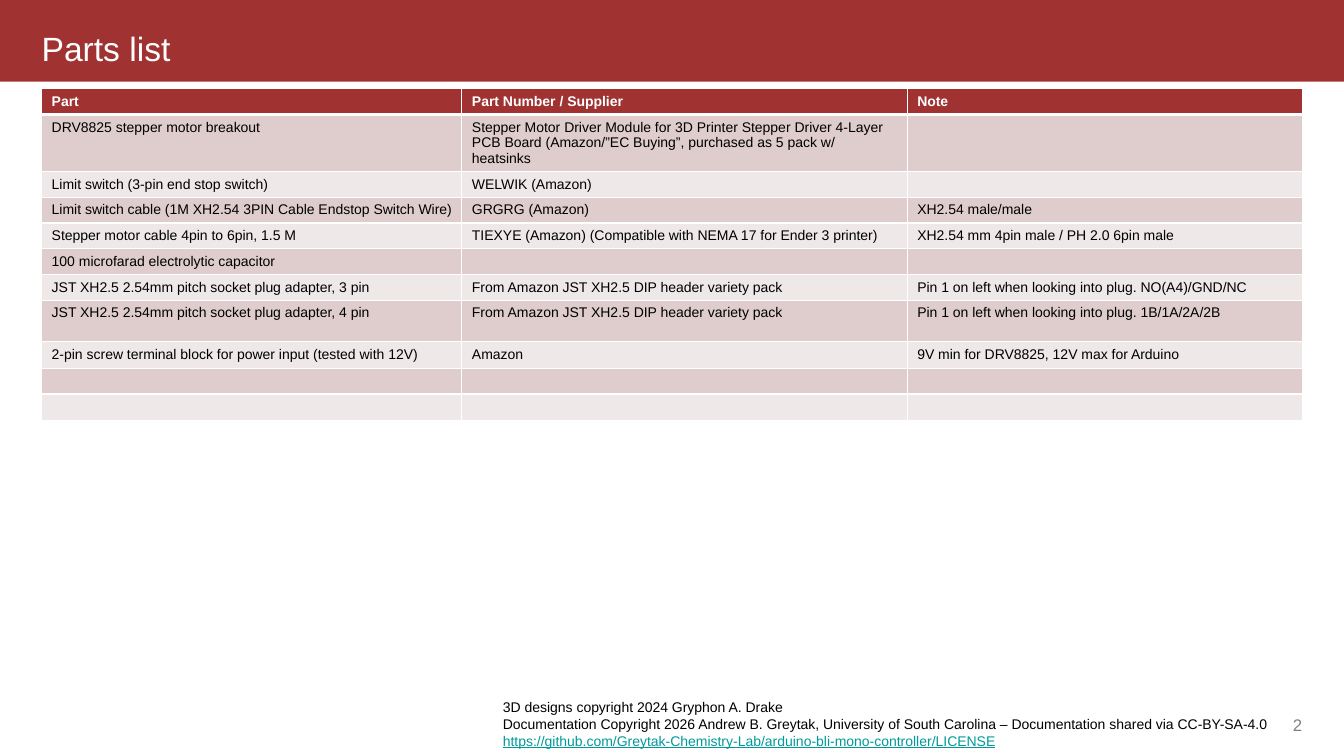
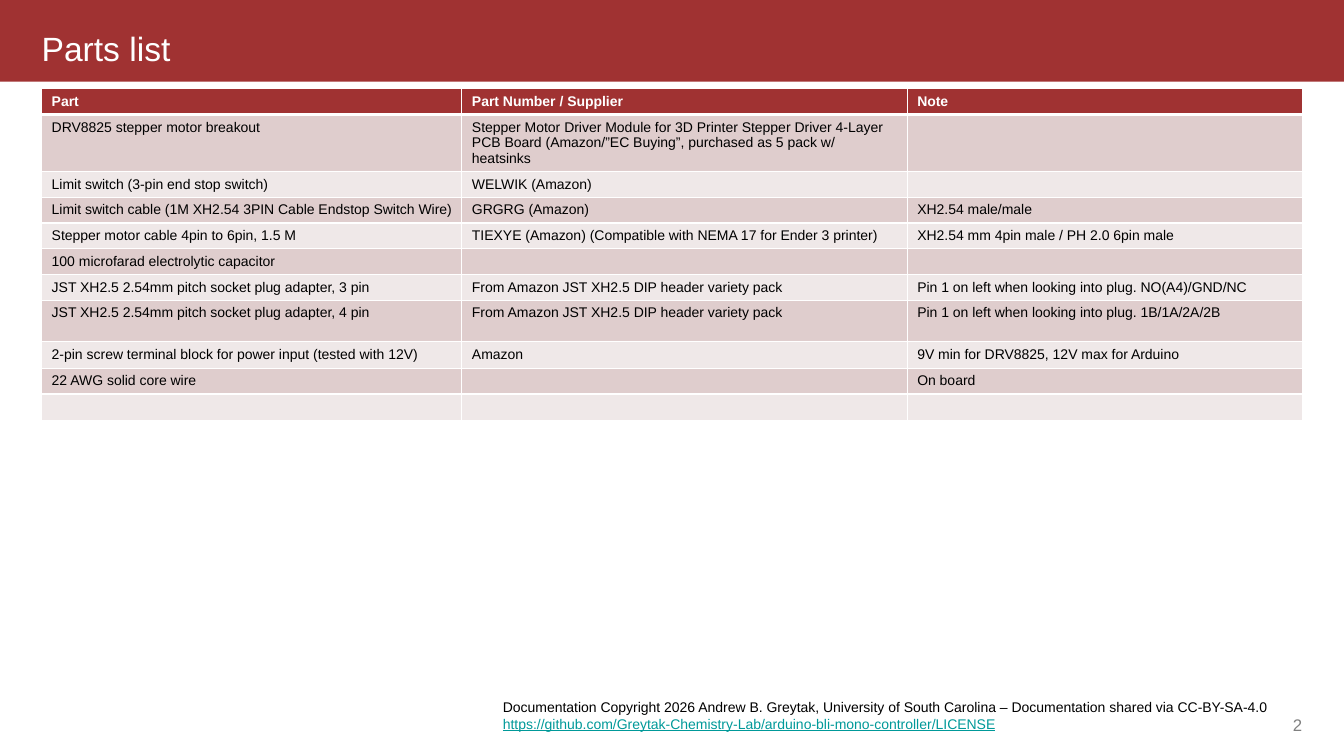
Before and after one commit to Greytak-Chemistry-Lab/arduino-bli-mono-controller, a slide deck: slide 2 of og/layouts/motor_shield/bipolar stepper motor shield parts and notes.pptx. Drawn at 1344x756 pixels with LibreOffice and Linux fonts; fonts in the diff are those of the drawing; background and template pictures are left out. Boxes give left, top, right and bottom in pixels: in the first picture for what was removed or moved away, otherwise in the second. Text is boxed around its words. In the diff, an @@ line names an element or a change of style, - is before the commit and + after.

```diff
--- a/og/layouts/motor_shield/bipolar stepper motor shield parts and notes.pptx
+++ b/og/layouts/motor_shield/bipolar stepper motor shield parts and notes.pptx
@@ table at <box>41,89,1303,418</box> @@
+row 10: 22 AWG solid core wire |  | On board
-row 11:  |  | 
@@ text at <box>503,702,783,715</box>: paragraph removed @@
-3D designs copyright 2024 Gryphon A. Drake
```
Also in this commit, not shown: 1 other slide changed.
